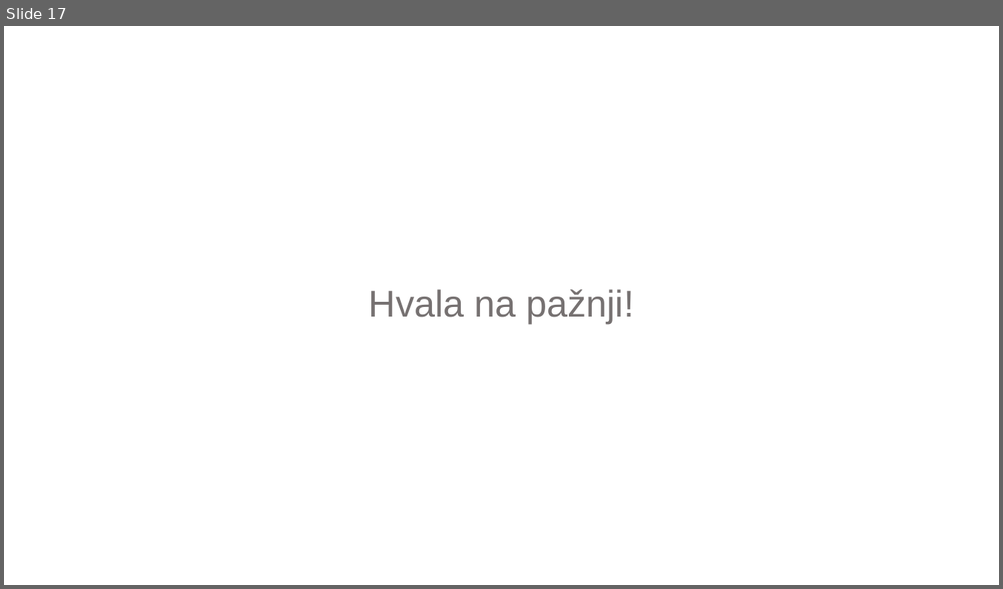
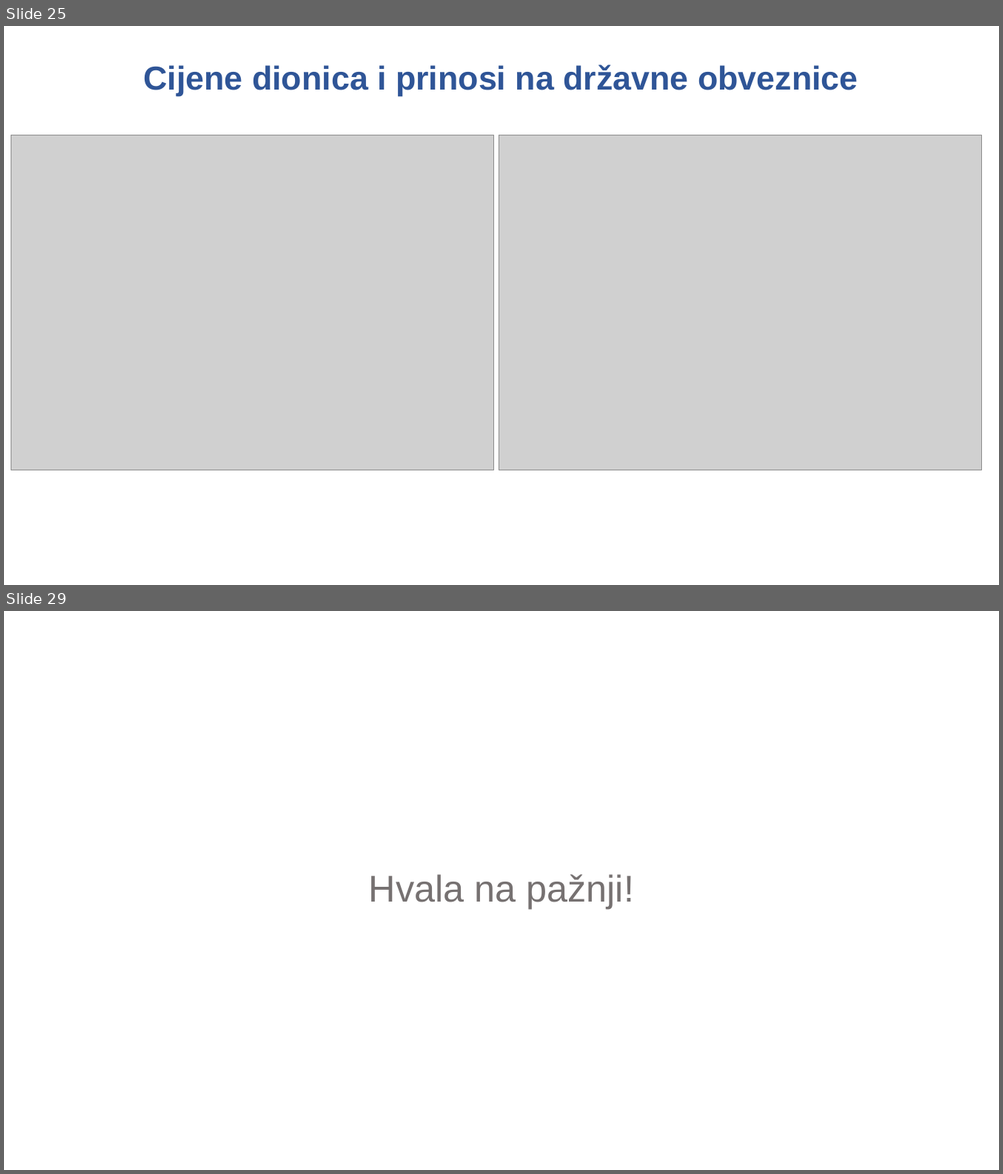
Before and after one commit to mbamba17/corona_sim, a slide deck: Prezentacija za UV.pptx. Shown one above the other, each under a label of ours: slide 17 before the commit, slides 25 and 29 after it; the slides between them are not shown. The pictures are 1003x589 and 1003x1174 pixels, drawn with LibreOffice and Linux fonts; fonts in the diff are those of the drawing; grey boxes stand for pictures; background and template pictures are left out. Boxes give left, top, right and bottom in pixels: in the first picture for what was removed or moved away, otherwise in the second. Text is boxed around its words. In the diff, an @@ line names an element or a change of style, - is before the commit and + after.

```diff
--- a/Prezentacija za UV.pptx
+++ b/Prezentacija za UV.pptx
@@ slide 25 added at <box>4,26,999,585</box>, background picture (left out) @@
@@ text added at <box>143,64,858,96</box>, 32 pt, text #2F5597, bold @@
+Cijene dionica i prinosi na državne obveznice
@@ picture added at <box>11,136,493,471</box> @@
@@ picture added at <box>498,136,982,471</box> @@
@@ what was slide 17 is now slide 29 @@
```
Also in this commit, not shown: 3 slides changed, 23 other slides added, 12 slides removed, 2 other files.
